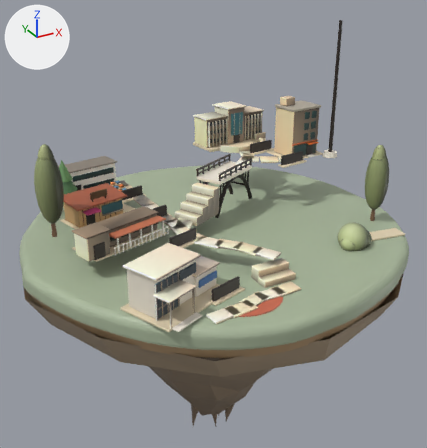
An edit to the glTF model public/world/baked-4.glb, drawn before and after from the same camera.
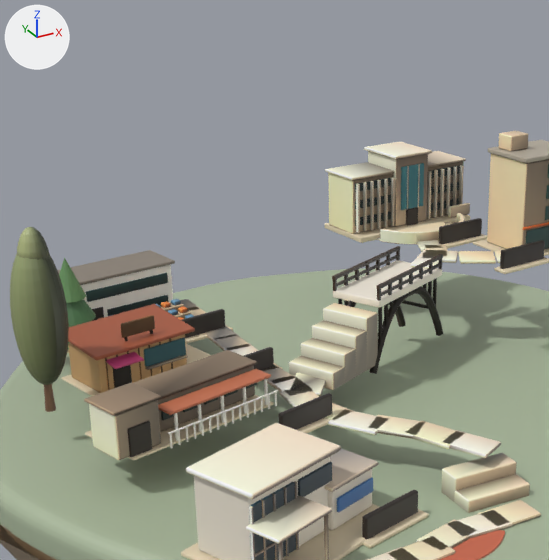
Each version appears first whole from a 50 mm lens placed at (-11.1, -20.3, 10.1), pointed at (0.3, 0.5, -0.3), and next in a close-up on the part from 7% to 72% of the width and 7% to 70% of the height. The lights are fixed; the arrows at upper left show +X, +Y and +Z. The older version's two pictures come first. Where no turn or scale is listed for an object, it has been applied to the vertices. Vertices at exactly the same position are counted once.

The first close-up shows 'lm.001', 'vl.001'.
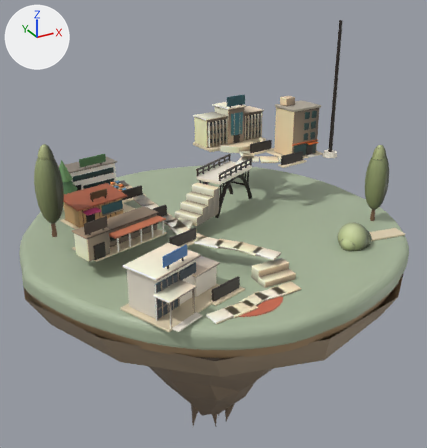
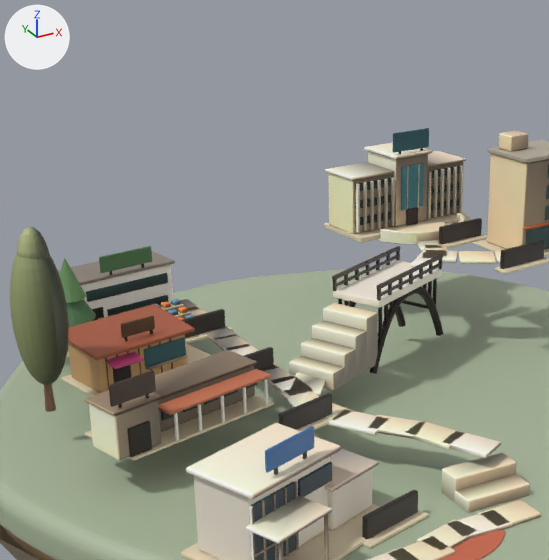
The change, as a list of edits to the scene's bpy script:
```text
Change me_lm_001:
    used by ob_lm_001; location = (-0.11, -0.05, -1.79)
    remove me_lm_001.from_pydata(...)  # 7275 vertices, 13342 faces; spans x -8.1..8.1, y -8.0..8.0, z -9.7..9.7
    add me_lm_001.from_pydata(...)  # 7204 vertices, 13365 faces; spans x -8.1..8.1, y -8.0..8.0, z -9.7..9.7
    me_lm_001 part 1: the loose piece of 152 vertices spanning x -3.3..-2.5, y -5.3..-4.9, z 2.2..2.5 is moved by (-2.7, 2.9, 1.4)
    me_lm_001 part 2: the loose piece of 152 vertices spanning x 4.2..6.0, y 0.5..1.9, z 6.0..6.1 is copied, and the copy is multiplied about its middle by the matrix ((0.644, 0.065, -0.014), (0.078, 0.008, 0.033), (-0.034, 0.334, 0.004)), then moved by (-1.7, 2.6, -0.1); it spans x 2.9..3.9, y 3.7..3.8, z 5.7..6.2
    me_lm_001 part 3: a new loose piece of 152 vertices spanning x -4.7..-3.7, y -5.7..-5.3, z 3.5..3.9, in mat_defaultmaterial
    me_lm_001 part 4: a new loose piece of 152 vertices spanning x -4.3..-3.1, y 3.8..4.1, z 3.8..4.2, in mat_defaultmaterial
    me_lm_001 part 5: 19 loose pieces with 543 vertices, spanning x -5.8..3.6, y -2.4..3.9, z 2.5..4.3, are deleted
    other edits to the shape of me_lm_001 do not show in these pictures
Change me_vl_001:
    used by ob_vl_001; location = (-0.26, -0.94, 2.18)
    remove me_vl_001.from_pydata(...)  # 15674 vertices, 27701 faces; spans x -6.84..6.84, y -5.96..5.96, z -2.45..2.45
    add me_vl_001.from_pydata(...)  # 15985 vertices, 28184 faces; spans x -6.84..6.84, y -5.96..5.96, z -2.45..2.45
    me_vl_001 part 6: the loose piece of 152 vertices spanning x 4.67..5.31, y 4.59..4.76, z -0.05..0.23 is deleted
    me_vl_001 part 7: 24 kept faces spanning x -4.39..5.63, y -0.66..5.83, z -1.59..1.7 get new vertex colours
    other edits to the shape of me_vl_001 do not show in these pictures
```

Changed parts and their boxes (x1, y1, x2, y2) in the close-ups (549 x 560 px; the box of a moved part takes in the faces that stretch with it):
'lm.001', reshaped
    before: (0, 140, 549, 560)
    after: (0, 128, 549, 560)
part 1 of me_lm_001, moved or reshaped
    before: (337, 477, 373, 513)
    after: (108, 370, 156, 407)
part 2 of me_lm_001, added (cyan)
    after: (393, 128, 429, 153)
part 3 of me_lm_001, added (blue)
    after: (265, 426, 314, 473)
part 4 of me_lm_001, added (green)
    after: (99, 246, 152, 273)
part 5 of me_lm_001, deleted
    before: (92, 207, 418, 457)
part 6 of me_vl_001, deleted
    before: (448, 203, 470, 218)
part 7 of me_vl_001, recoloured
    before: (396, 142, 463, 206)
    after: (396, 148, 463, 215)
